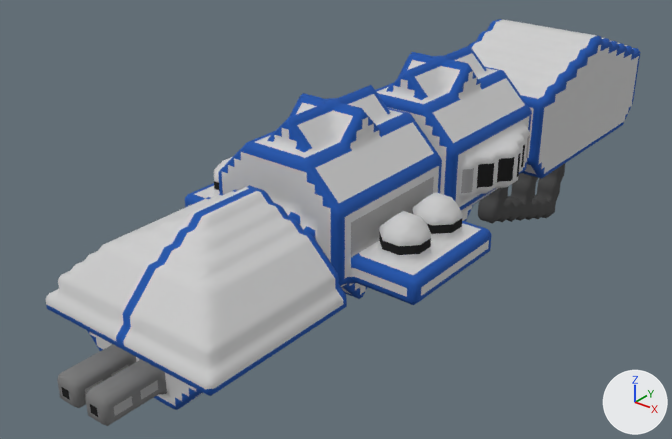
Before and after pictures for a commit that changed the OBJ model src/jsMain/resources/meshes/diadochi-3-lamashtu-class.obj.
Both versions are drawn from a 50 mm camera at (59.6, -88.9, 44.8) aimed at (-5.9, -7.0, -6.0). The lights are fixed; the arrows at lower right show +X, +Y and +Z. Where no turn or scale is listed for an object, it has been applied to the vertices.

Script lines for the objects in view, before the commit:
```python
me_diadochi_3_lamashtu_class = bpy.data.meshes.new('diadochi-3-lamashtu-class')
me_diadochi_3_lamashtu_class.from_pydata(...)  # 14674 vertices, 29352 faces; spans x -16.5..16.5, y -50.6..53.4, z -21.1..12.9
me_diadochi_3_lamashtu_class.materials.append(mat_diadochi_3_lamashtu_class)
ob_diadochi_3_lamashtu_class = bpy.data.objects.new('diadochi-3-lamashtu-class', me_diadochi_3_lamashtu_class)
ob_diadochi_3_lamashtu_class.location = (0.0, 0.0, 0.0)
```
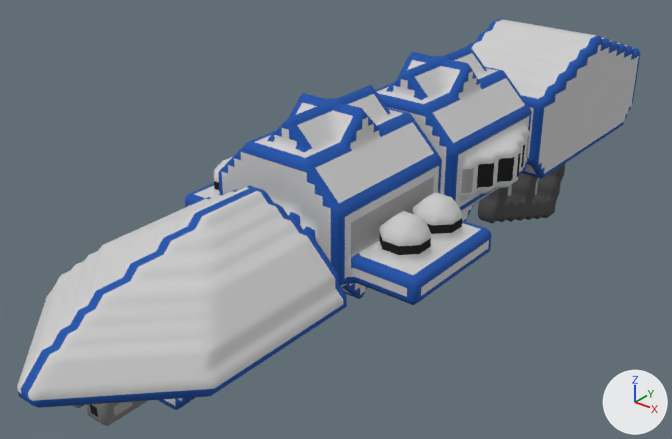
The newer file is also turned or shifted as a whole; pictures and numbers use the older file's frame.

What changed in the scene script:
```text
Change me_diadochi_3_lamashtu_class:
    used by ob_diadochi_3_lamashtu_class; location = (0.0, 0.0, 0.0)
    remove me_diadochi_3_lamashtu_class.from_pydata(...)  # 14674 vertices, 29352 faces; spans x -16.5..16.5, y -50.6..53.4, z -21.1..12.9
    add me_diadochi_3_lamashtu_class.from_pydata(...)  # 15205 vertices, 30414 faces; spans x -16.5..16.5, y -55.6..53.4, z -21.1..12.9
    me_diadochi_3_lamashtu_class part 1: 84 vertices moved from x -10.0..10.0, y -45.6..-37.6, z -2.6..5.4 to x -10.5..10.5, y -54.1..-38.1, z -3.1..5.9; 234 vertices removed from x -10.5..10.5, y -45.6..-26.1, z -3.1..5.4; 765 vertices added at x -10.5..10.5, y -55.6..-25.3, z -3.3..5.9
    me_diadochi_3_lamashtu_class part 2: 232 kept faces spanning x -10.5..10.5, y -53.1..-27.6, z -3.3..-3.1 get new texture (UV) coordinates
```

Pixel boxes (x1, y1, x2, y2) of what changed, in the pictures (672 x 439 px):
'diadochi-3-lamashtu-class', reshaped: before (46, 19, 640, 426); after (17, 19, 640, 426)
part 1 of me_diadochi_3_lamashtu_class, built on: before (46, 223, 217, 394); after (17, 223, 213, 408)
part 2 of me_diadochi_3_lamashtu_class, surface changed: before (67, 291, 166, 372)
